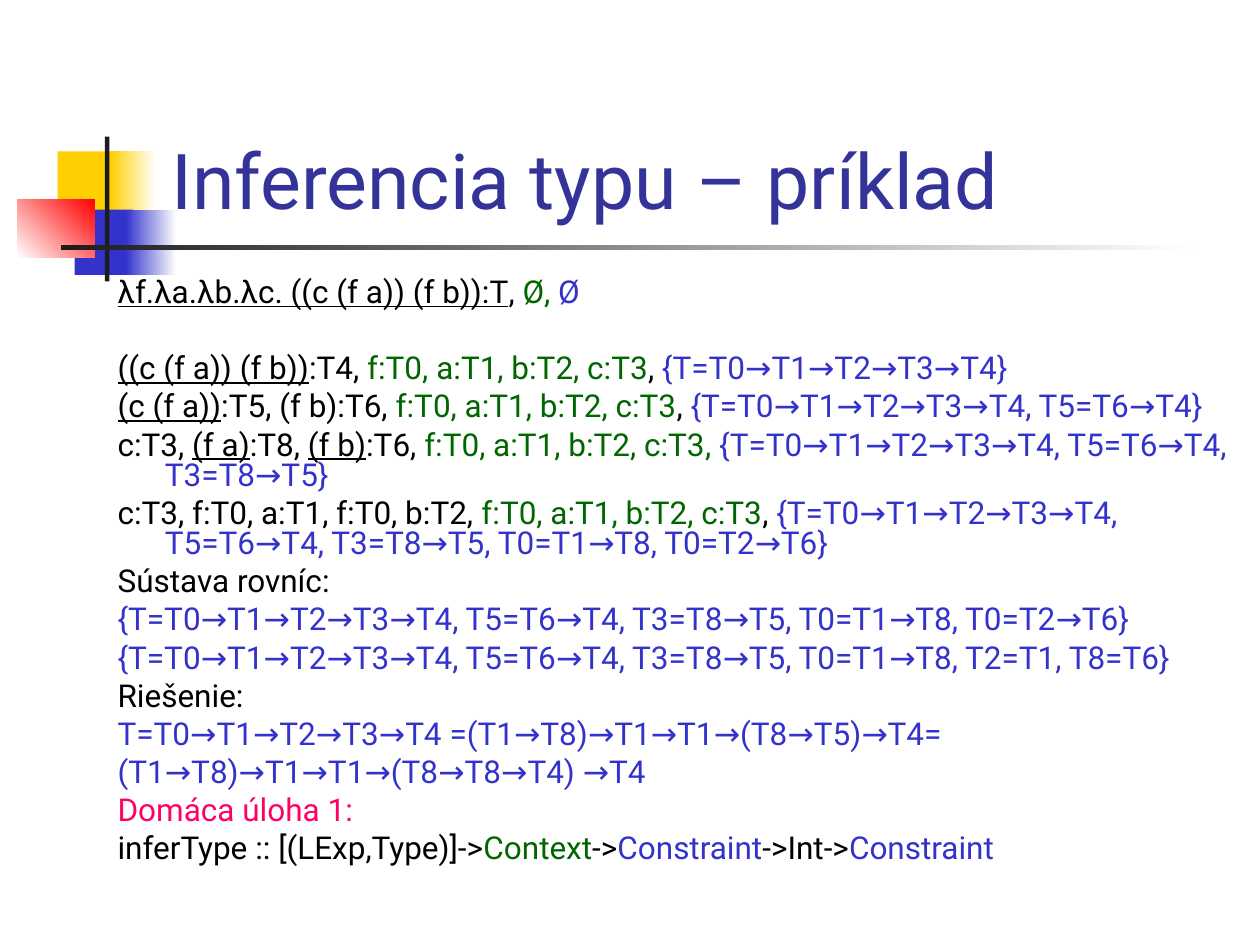
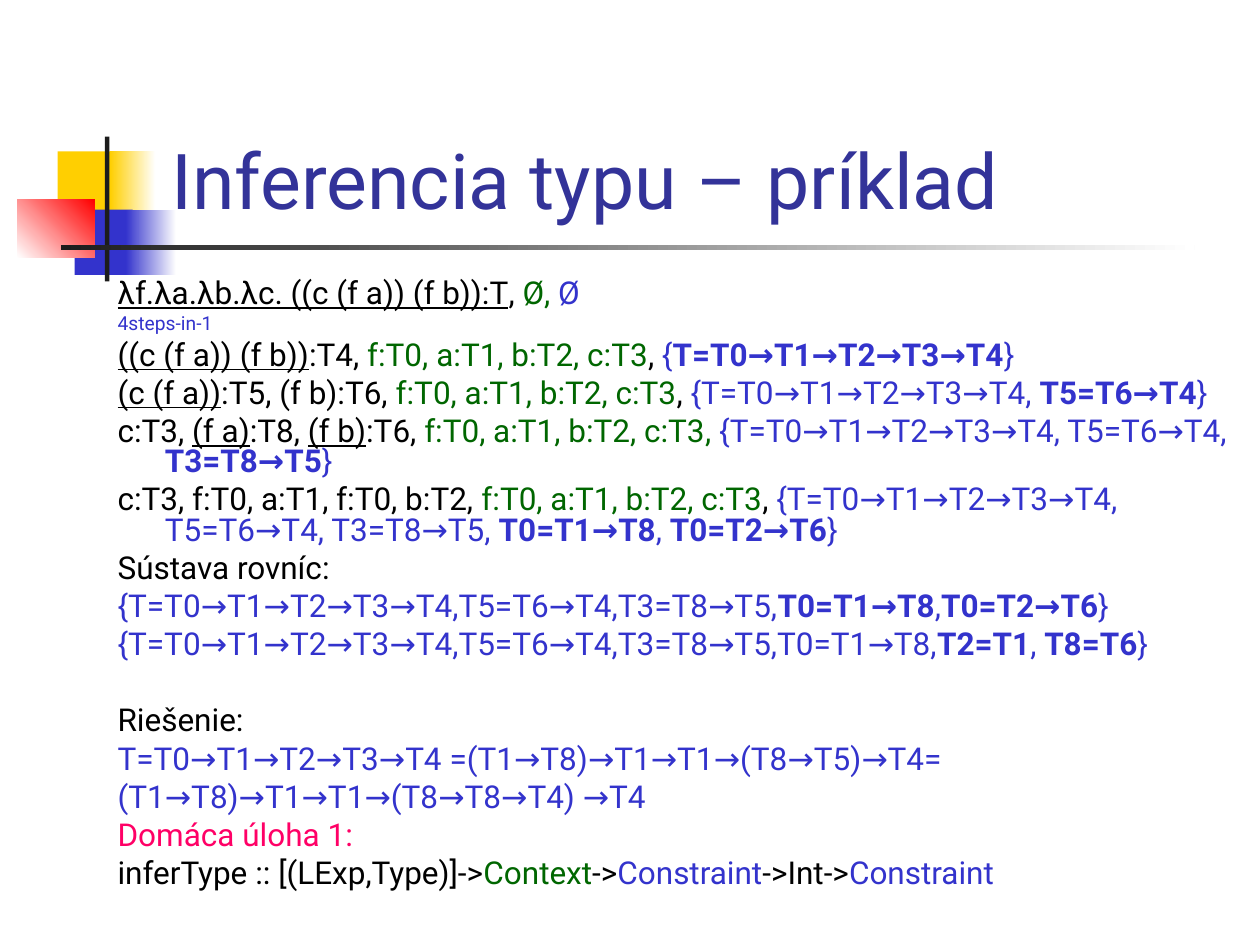
Before and after one commit to Funkcionalne/Prednasky, a slide deck: slide 17 of 08/08_fpro.ppt. Drawn at 1260x945 pixels with LibreOffice and Linux fonts; fonts in the diff are those of the drawing. Boxes give left, top, right and bottom in pixels: in the first picture for what was removed or moved away, otherwise in the second. Text is boxed around its words. In the diff, an @@ line names an element or a change of style, - is before the commit and + after.

```diff
--- a/08/08_fpro.ppt
+++ b/08/08_fpro.ppt
@@ text at <box>118,316,213,334</box>: paragraph added @@
+4steps-in-1
@@ text at <box>118,341,1227,546</box>: bold on in "{T=T0→T1→T2→T3→T4}", "T5=T6→T4}", "T3=T8→T5}", "T0=T1→T8, T0=T2→T6}" @@
@@ text at <box>118,592,1148,661</box>: spaces changed @@
-{T=T0→T1→T2→T3→T4, T5=T6→T4, T3=T8→T5, T0=T1→T8, T0=T2→T6}
-{T=T0→T1→T2→T3→T4, T5=T6→T4, T3=T8→T5, T0=T1→T8, T2=T1, T8=T6}
+{T=T0→T1→T2→T3→T4,T5=T6→T4,T3=T8→T5,T0=T1→T8,T0=T2→T6}
+{T=T0→T1→T2→T3→T4,T5=T6→T4,T3=T8→T5,T0=T1→T8,T2=T1, T8=T6}
```
Also in this commit, not shown: 22 other slides changed, 1 other file.
